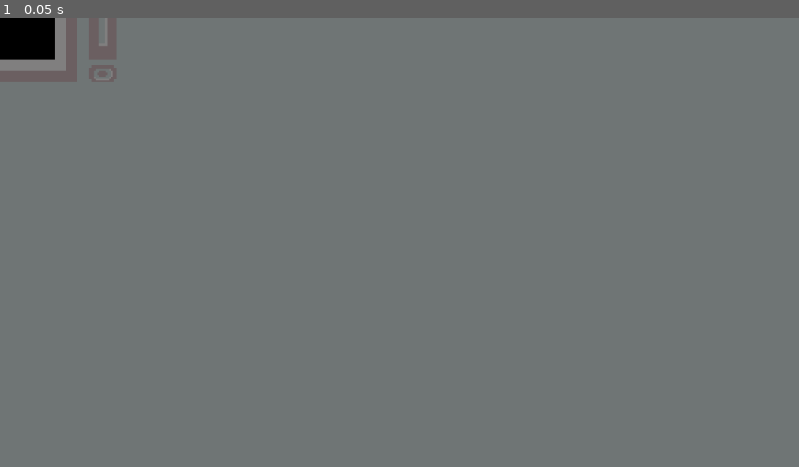
Above: before the commit, frame 1.
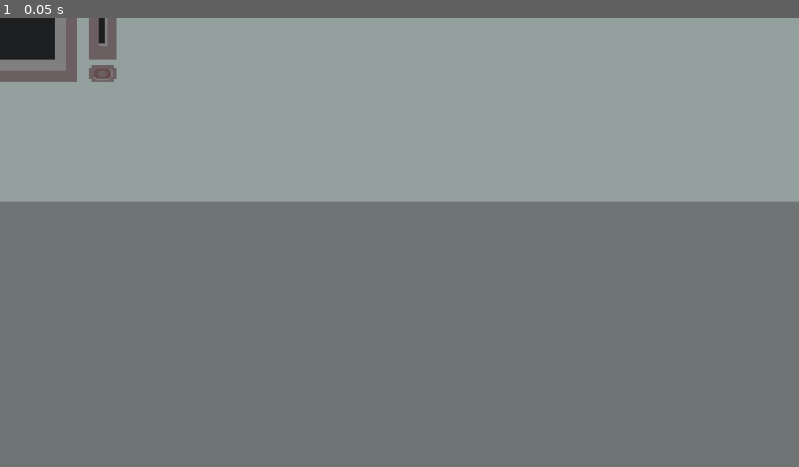
Above: after the commit, the same moment.

Repository: impstudio2024/gwj74
Game: Godot game, scene res://scenes/computer_scene.tscn
Same seed, same stepped clock (60 frames per second), same inputs: the game is played once before the commit and once after it. This scene is started directly instead of the project's main scene.
Inputs:
- Up to frame 1 (0.05 s): no input

The runs differ from the first frame. In frame 1, 40% of the frame differs, in the area x 0-100%, y 0-41%.
Error in both runs: Attempt to call function 'get_node' in base 'null instance' on a null instance. (res://scripts/computer_scene.gd:2)

Commit message:
sprite tweaks to the PC overlay

Diff:
--- a/godotwildjam2024_2dtopdownhorror/scenes/computer_scene.tscn
+++ b/godotwildjam2024_2dtopdownhorror/scenes/computer_scene.tscn
@@ -1,7 +1,16 @@
-[gd_scene load_steps=4 format=3 uid="uid://cy7tqfskp8g41"]
+[gd_scene load_steps=7 format=3 uid="uid://cy7tqfskp8g41"]
 
 [ext_resource type="Script" path="res://scripts/computer_scene.gd" id="1_682rm"]
 [ext_resource type="Texture2D" uid="uid://cx76ln8g2dqrh" path="res://sprites/hud/screen.png" id="2_85qrf"]
+
+[sub_resource type="StyleBoxFlat" id="StyleBoxFlat_3cjl2"]
+bg_color = Color(0.109804, 0.117647, 0.121569, 1)
+
+[sub_resource type="StyleBoxFlat" id="StyleBoxFlat_cunsd"]
+bg_color = Color(0.109804, 0.117647, 0.121569, 1)
+
+[sub_resource type="StyleBoxFlat" id="StyleBoxFlat_pyvgk"]
+bg_color = Color(0.109804, 0.117647, 0.121569, 1)
 
 [sub_resource type="SpriteFrames" id="SpriteFrames_xd7ih"]
 animations = [{
@@ -15,7 +24,6 @@
 }]
 
 [node name="ComputerScene" type="TextureRect"]
-anchors_preset = -1
 offset_left = -84.0
 offset_top = -46.0
 offset_right = 588.0
@@ -23,10 +31,14 @@
 scale = Vector2(0.5, 0.5)
 script = ExtResource("1_682rm")
 
-[node name="Sprite" type="AnimatedSprite2D" parent="."]
-position = Vector2(-168, -92)
-sprite_frames = SubResource("SpriteFrames_xd7ih")
-centered = false
+[node name="ColorRect" type="ColorRect" parent="."]
+layout_mode = 0
+offset_left = -698.0
+offset_top = -278.0
+offset_right = 202.0
+offset_bottom = 622.0
+scale = Vector2(20.408, 1)
+color = Color(0.580392, 0.627451, 0.619608, 1)
 
 [node name="ComputerBackground" type="ColorRect" parent="."]
 z_index = -1
@@ -53,6 +65,14 @@
 offset_top = -0.0319977
 offset_right = 430.16
 offset_bottom = 239.968
+theme_override_styles/fill = SubResource("StyleBoxFlat_3cjl2")
+theme_override_styles/background = SubResource("StyleBoxFlat_cunsd")
+theme_override_styles/normal = SubResource("StyleBoxFlat_pyvgk")
+
+[node name="Sprite" type="AnimatedSprite2D" parent="."]
+position = Vector2(-168, -92)
+sprite_frames = SubResource("SpriteFrames_xd7ih")
+centered = false
 
 [node name="Timer" type="Timer" parent="."]
 wait_time = 0.8
Binary file changed: godotwildjam2024_2dtopdownhorror/sprites/hud/screen.png
